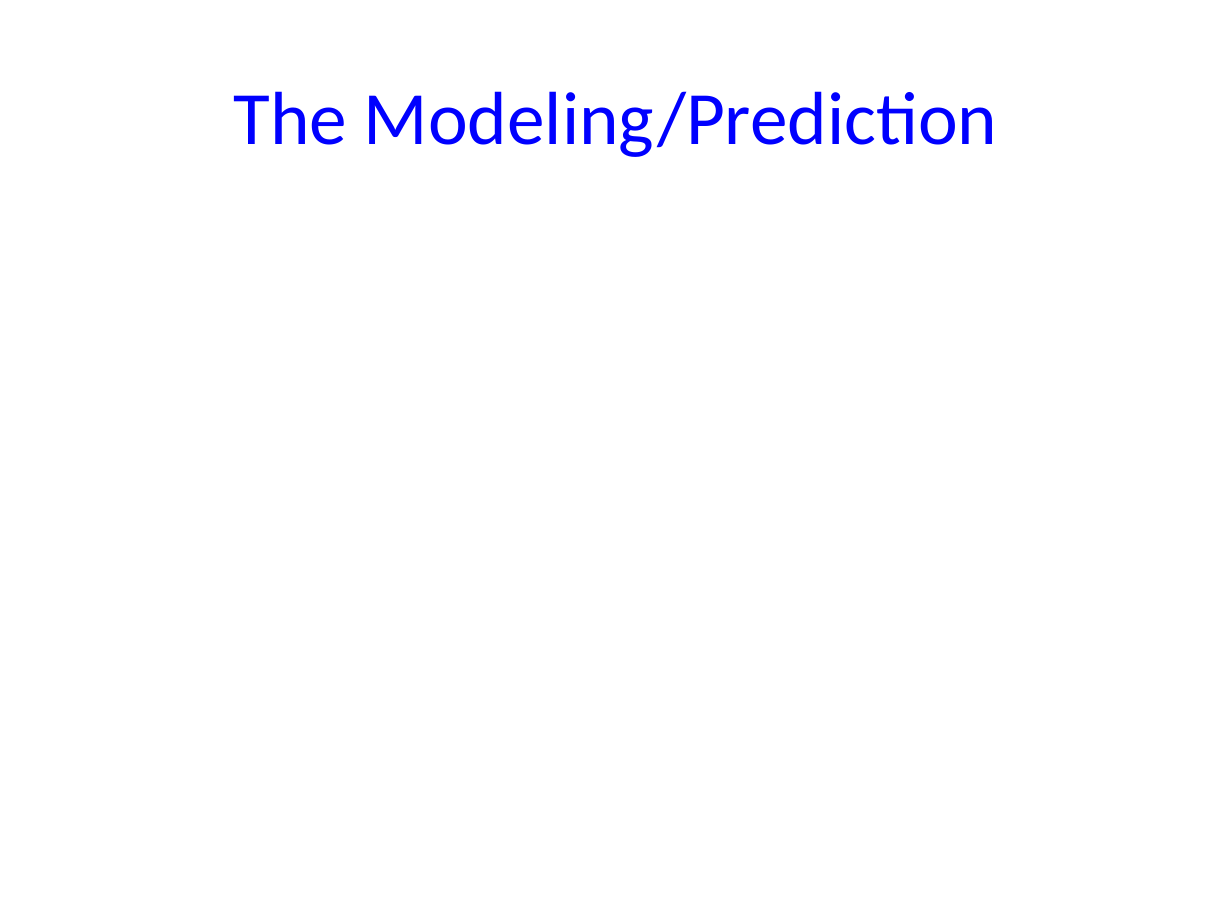
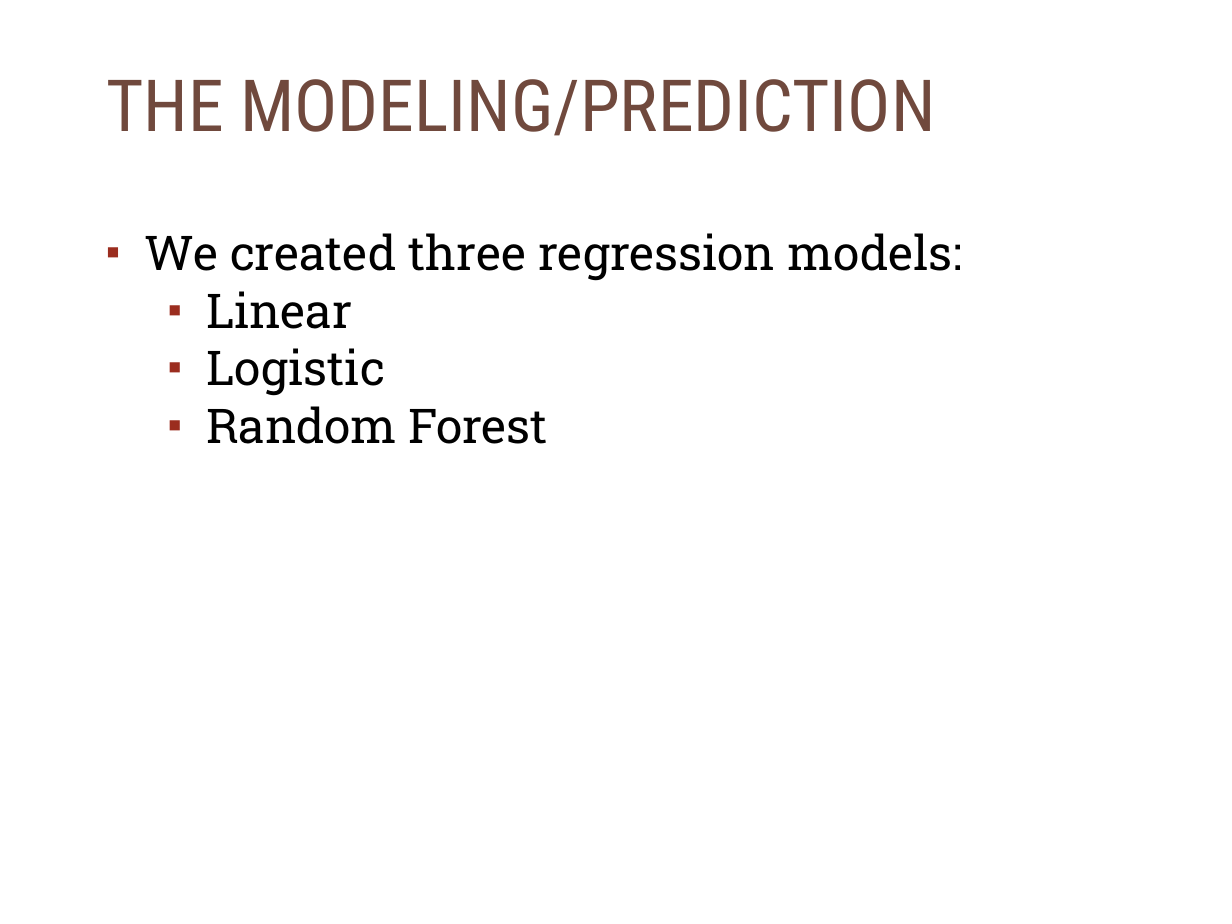
Before and after one commit to Emmet62/DAGroupProject2018, a slide deck: slide 5 of Project_Presentation_Slides.pptx. Drawn at 1232x924 pixels with LibreOffice and Linux fonts; fonts in the diff are those of the drawing; background and template pictures are left out. Boxes give left, top, right and bottom in pixels: in the first picture for what was removed or moved away, otherwise in the second. Text is boxed around its words. In the diff, an @@ line names an element or a change of style, - is before the commit and + after.

```diff
--- a/Project_Presentation_Slides.pptx
+++ b/Project_Presentation_Slides.pptx
@@ title at [106,79,935,136]: text changed; size 44 to 42 pt; font Calibri to Roboto Condensed; text colour #0000FF to #704A3D @@
-The Modeling/Prediction
+THE MODELING/PREDICTION
@@ text added at [144,233,962,444], 28 pt, text #000000 @@
+▪ We created three regression models:
+  ▪ Linear
+  ▪ Logistic
+  ▪ Random Forest
```
Also in this commit, not shown: 3 other slides changed, 6 slides added, 2 slides removed, 12 other files.
